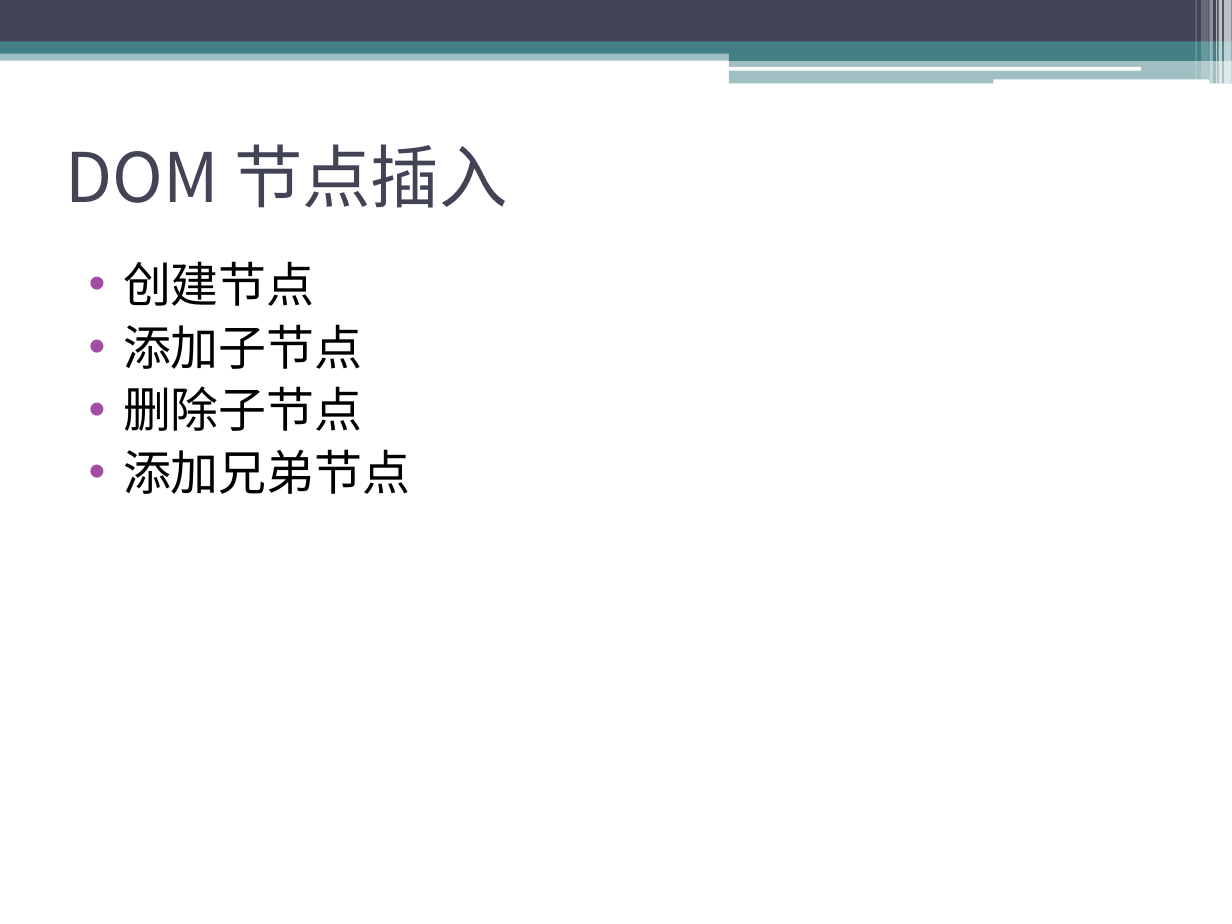
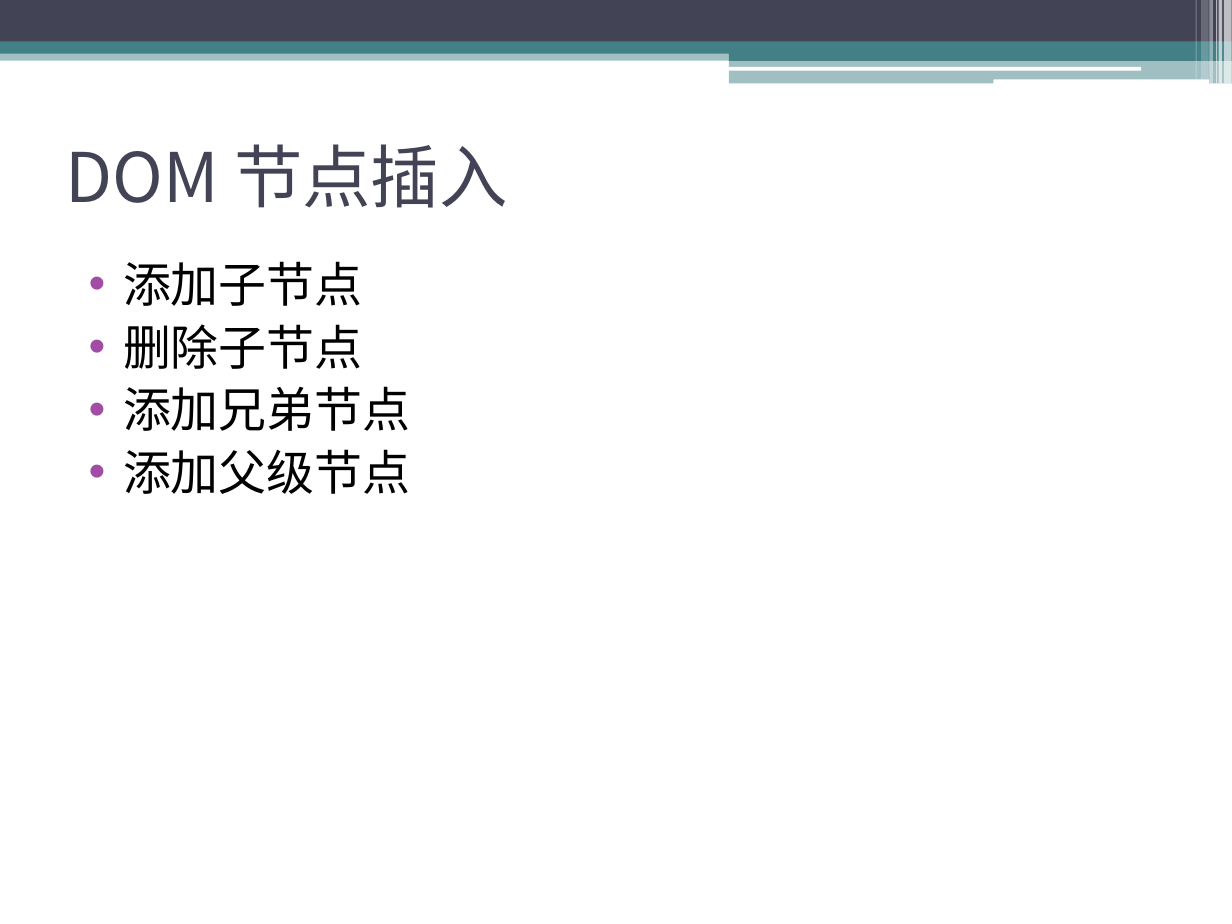
Before and after one commit to sophiazzw/Front_Library, a slide deck: slide 10 of manipulation.pptx. Drawn at 1232x924 pixels with LibreOffice and Linux fonts; fonts in the diff are those of the drawing. Boxes give left, top, right and bottom in pixels: in the first picture for what was removed or moved away, otherwise in the second. Text is boxed around its words. In the diff, an @@ line names an element or a change of style, - is before the commit and + after.

```diff
--- a/manipulation.pptx
+++ b/manipulation.pptx
@@ text at <box>123,261,314,306</box>: paragraph removed @@
-• 创建节点
@@ text at <box>123,449,410,494</box>: paragraph added @@
+• 添加父级节点
```
Also in this commit, not shown: 3 other slides changed, 2 slides added, 2 other files.
